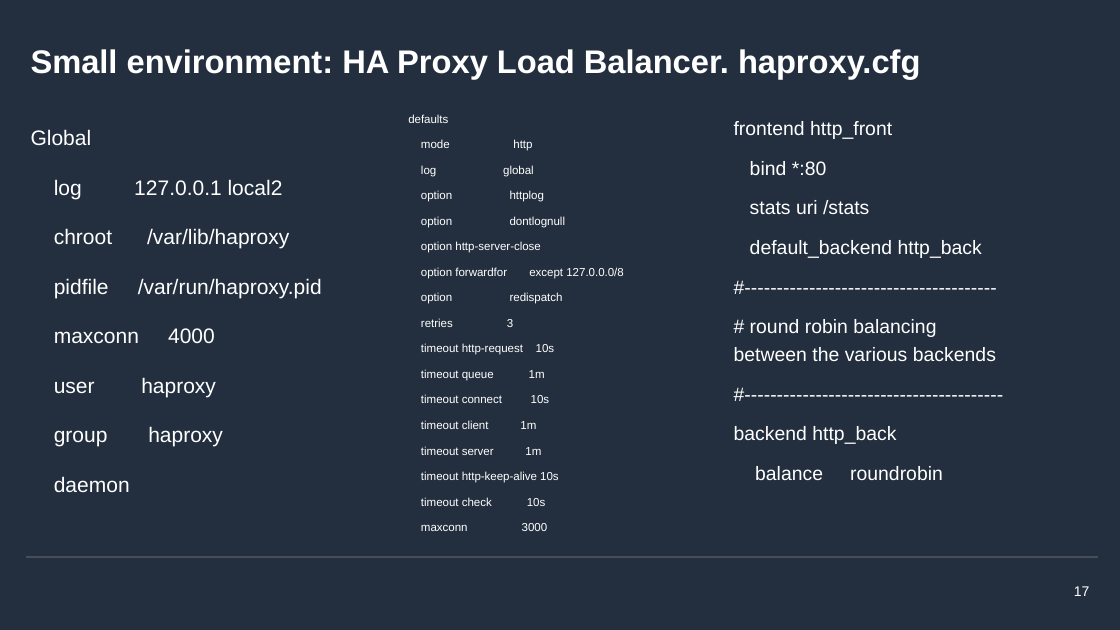
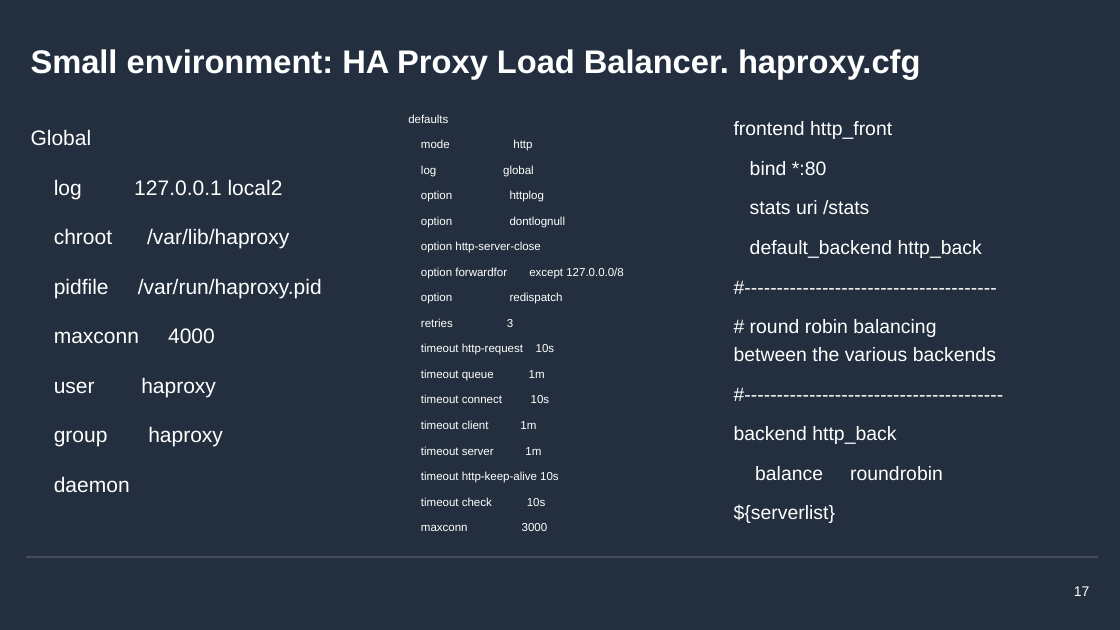
Before and after one commit to mcrucovschii/SmallEnvironment, a slide deck: slide 17 of Crucovschii-AWS-SmallEnvironment.pptx. Drawn at 1120x630 pixels with LibreOffice and Linux fonts; fonts in the diff are those of the drawing; background and template pictures are left out. Boxes give left, top, right and bottom in pixels: in the first picture for what was removed or moved away, otherwise in the second. Text is boxed around its words. In the diff, an @@ line names an element or a change of style, - is before the commit and + after.

```diff
--- a/Crucovschii-AWS-SmallEnvironment.pptx
+++ b/Crucovschii-AWS-SmallEnvironment.pptx
@@ text at (x1=734, y1=504, x2=835, y2=523): paragraph added @@
+${serverlist}
```
Also in this commit, not shown: 10 other slides changed, 4 slides added, 1 other file.
